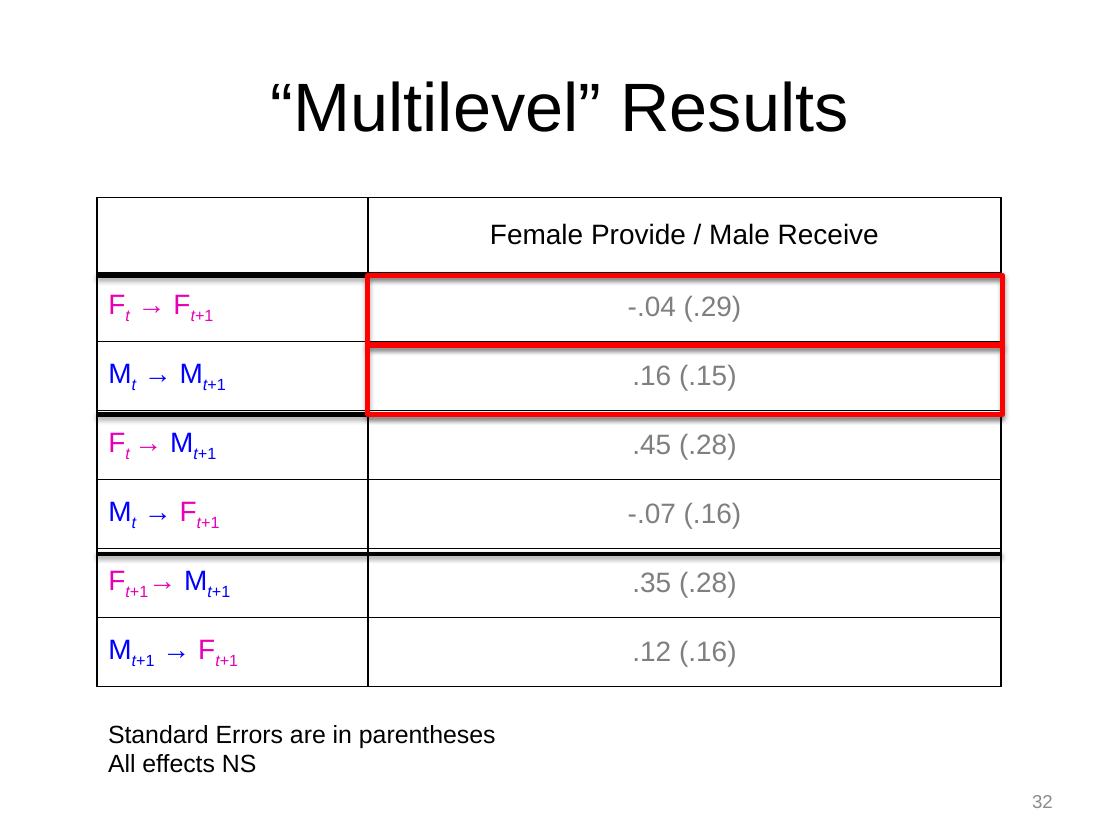
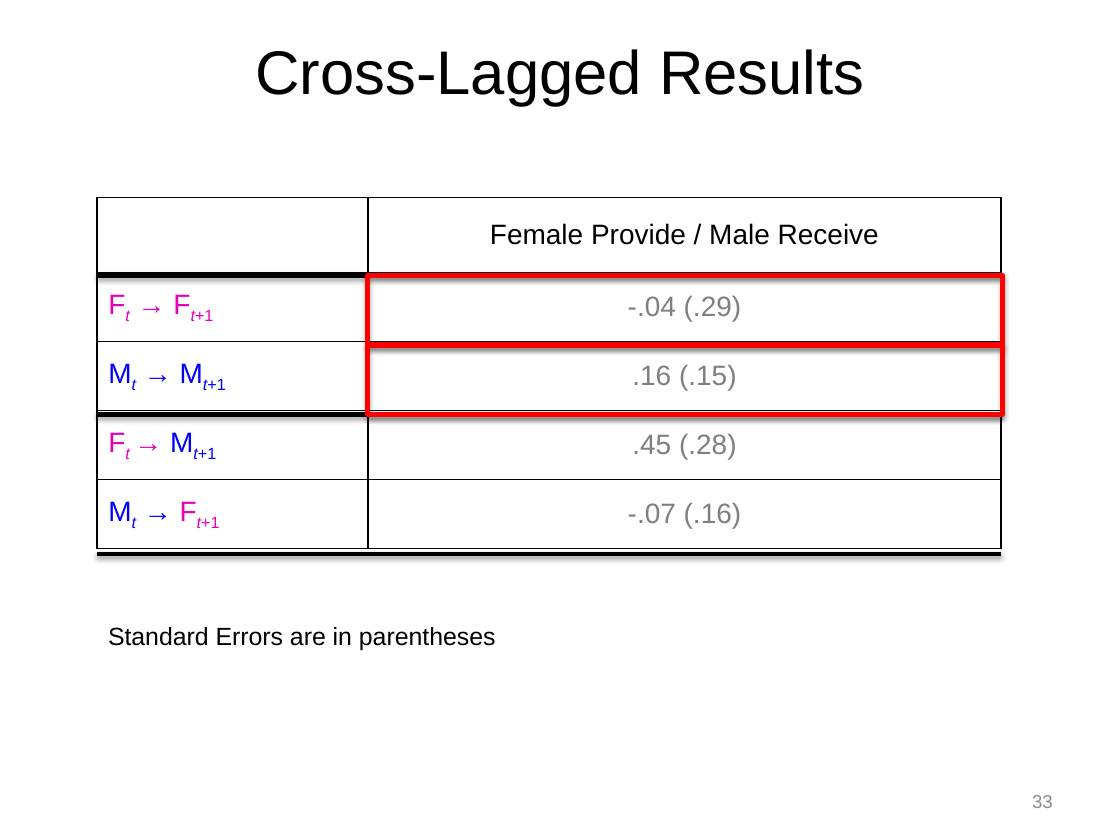
Before and after one commit to mayazrm/KZNB, a slide deck: slide 33 of DSM/Bolger_DSM_Report_from_the_Trenches_170613KZ.pptx (slide 32 before the commit). Drawn at 1120x840 pixels with LibreOffice and Linux fonts; fonts in the diff are those of the drawing. Boxes give left, top, right and bottom in pixels: in the first picture for what was removed or moved away, otherwise in the second. Text is boxed around its words. In the diff, an @@ line names an element or a change of style, - is before the commit and + after.

```diff
--- a/DSM/Bolger_DSM_Report_from_the_Trenches_170613KZ.pptx
+++ b/DSM/Bolger_DSM_Report_from_the_Trenches_170613KZ.pptx
@@ title at box(255, 49, 864, 106): text changed; size 44 to 39.6 pt @@
-“Multilevel” Results
+Cross-Lagged Results
@@ table at box(97, 197, 1001, 548) @@
-row 6: Ft+1→ Mt+1 | .35 (.28)
-row 7: Mt+1 → Ft+1 | .12 (.16)
@@ text "Standard Errors are in parentheses": place and size @@
-text "Standard Errors are in parentheses" at box(108, 725, 496, 773)
+text "Standard Errors are in parentheses" at box(108, 627, 496, 650)
@@ text at box(108, 754, 256, 773): paragraph removed @@
-All effects NS
@@ page number at box(1032, 795, 1053, 808): text changed @@
-32
+33
```
Also in this commit, not shown: 9 other slides changed, 2 slides added, 3 slides removed, 7 other files.
